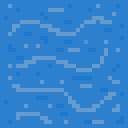
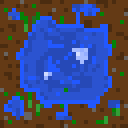
Layered file, before and after one edit (128×128). Changes by layer:
added layer "Eingefügte Ebene" above "Hintergrund" over [0, 0, 128, 128]
painted on "Hintergrund" over [0, 0, 128, 128]
